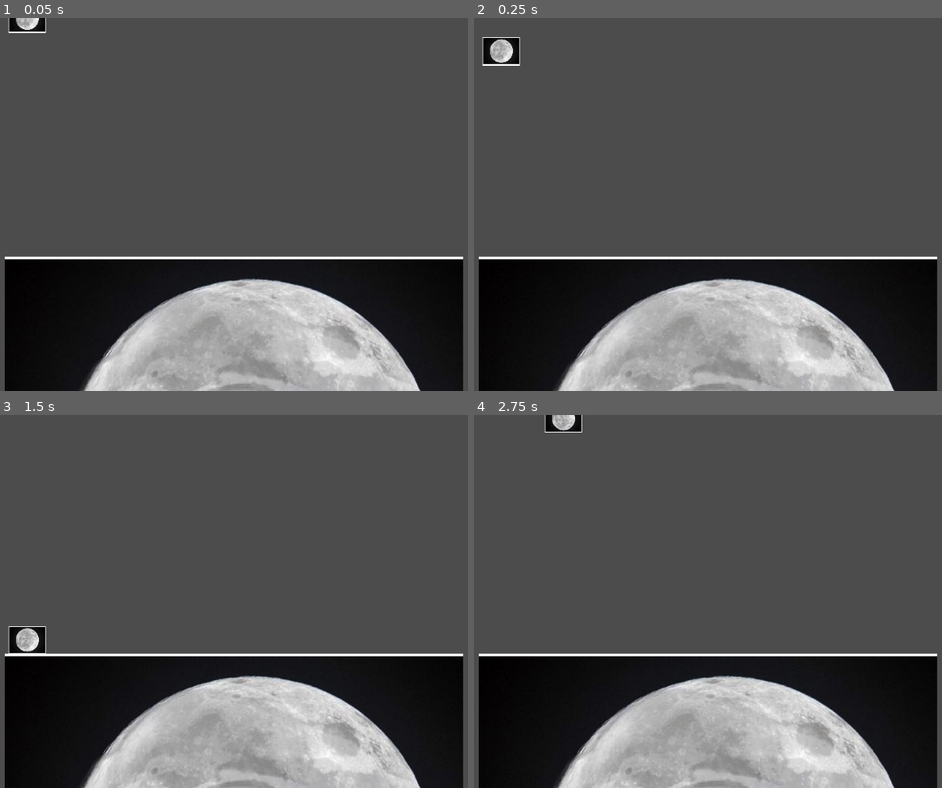
Above: before the commit, frames 1-4 (two rows, left to right).
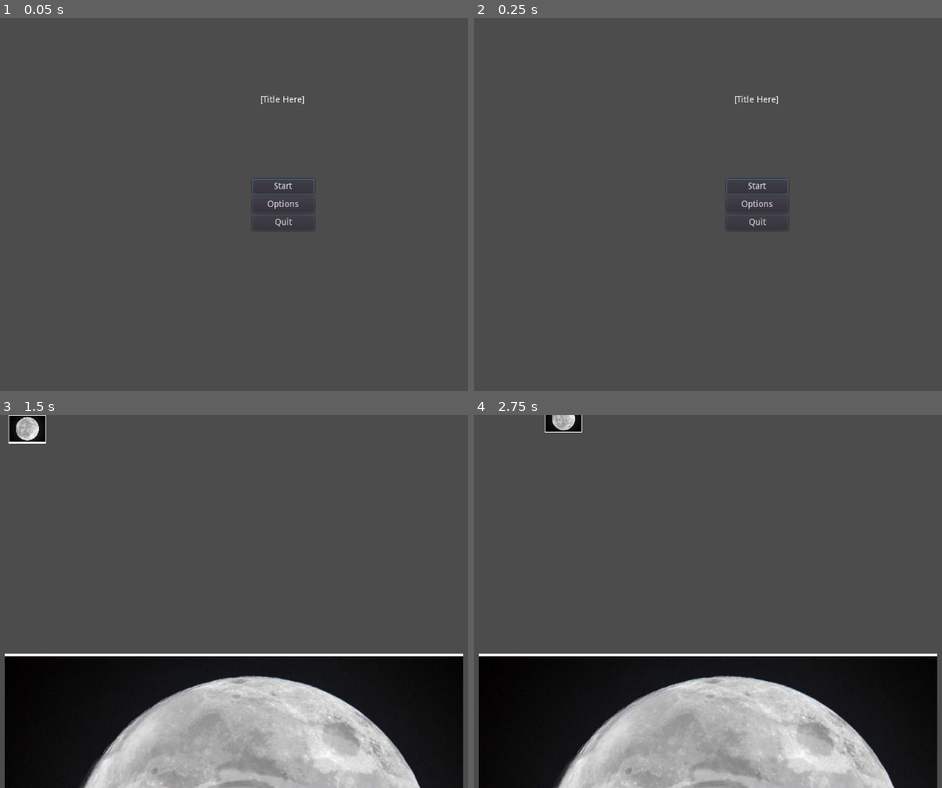
Above: after the commit, the same moments.

Repository: brothen/Final_Project
Game: Godot game, scene res://Start_Screen.tscn
Same seed, same stepped clock (60 frames per second), same inputs: the game is played once before the commit and once after it. Before the commit the project starts from res://Game.tscn.
Inputs (mouse positions are in pixels of both pictures, inside the frame that each line leads up to):
- Up to frame 1 (0.05 s): no input
- Up to frame 2 (0.25 s): no input
- Up to frame 3 (1.5 s): click (285, 601) at 0.5 s, where only the run after the commit has a clickable "Options"; click (285, 582) at 1.25 s, where only the run after the commit has a clickable "Start"
- Up to frame 4 (2.75 s): hold D (right) from 2.03 s (still down); tap G (flip) at 2.1 s; tap W (jump) at 2.27 s

The runs differ from the first frame. In frame 1, 36% of the frame differs, in the area x 1-99%, y 0-100%; in frame 2, 36%, in the area x 1-99%, y 5-100%; in frame 3, 1.2%; in frame 4, nothing differs.

Commit message:
Added a skeleton of a main menu
added a skeleton of a main menu (no title yet as the title is TDB)

Diff:
--- /dev/null
+++ b/Start_Screen.gd
@@ -0,0 +1,19 @@
+extends Control
+
+
+# Declare member variables here. Examples:
+# var a = 2
+# var b = "text"
+
+
+# Called when the node enters the scene tree for the first time.
+func _ready():
+	$"VBoxContainer/Start Button".grab_focus()
+
+
+func _on_Start_Button_pressed():
+	get_tree().change_scene("res://Game.tscn")
+
+
+func _on_Quit_Button_pressed():
+	get_tree().quit()
--- /dev/null
+++ b/Start_Screen.tscn
@@ -0,0 +1,66 @@
+[gd_scene load_steps=3 format=2]
+
+[ext_resource path="res://Start_Screen.gd" type="Script" id=1]
+
+[sub_resource type="Theme" id=1]
+
+[node name="Menu" type="Control"]
+anchor_right = 1.0
+anchor_bottom = 1.0
+script = ExtResource( 1 )
+
+[node name="VBoxContainer" type="VBoxContainer" parent="."]
+anchor_left = 0.5
+anchor_top = 0.5
+anchor_right = 0.5
+anchor_bottom = 0.5
+margin_left = -50.0
+margin_top = -41.5
+margin_right = 50.0
+margin_bottom = 41.5
+
+[node name="Start Button" type="Button" parent="VBoxContainer"]
+margin_right = 100.0
+margin_bottom = 25.0
+rect_min_size = Vector2( 100, 25 )
+focus_neighbour_left = NodePath("../Quit Button")
+focus_neighbour_top = NodePath("../Quit Button")
+focus_neighbour_right = NodePath("../Options Button")
+focus_neighbour_bottom = NodePath("../Options Button")
+theme = SubResource( 1 )
+text = "Start"
+
+[node name="Options Button" type="Button" parent="VBoxContainer"]
+margin_top = 29.0
+margin_right = 100.0
+margin_bottom = 54.0
+rect_min_size = Vector2( 100, 25 )
+focus_neighbour_left = NodePath("../Start Button")
+focus_neighbour_top = NodePath("../Start Button")
+focus_neighbour_right = NodePath("../Quit Button")
+focus_neighbour_bottom = NodePath("../Quit Button")
+text = "Options"
+
+[node name="Quit Button" type="Button" parent="VBoxContainer"]
+margin_top = 58.0
+margin_right = 100.0
+margin_bottom = 83.0
+rect_min_size = Vector2( 100, 25 )
+focus_neighbour_left = NodePath("../Options Button")
+focus_neighbour_top = NodePath("../Options Button")
+focus_neighbour_right = NodePath("../Start Button")
+focus_neighbour_bottom = NodePath("../Start Button")
+text = "Quit"
+
+[node name="RichTextLabel" type="RichTextLabel" parent="."]
+anchor_left = 0.5
+anchor_right = 0.5
+margin_left = -37.5
+margin_top = 125.0
+margin_right = 37.5
+margin_bottom = 145.0
+tab_size = 12
+text = "[Title Here]"
+
+[connection signal="pressed" from="VBoxContainer/Start Button" to="." method="_on_Start_Button_pressed"]
+[connection signal="pressed" from="VBoxContainer/Quit Button" to="." method="_on_Quit_Button_pressed"]
--- a/project.godot
+++ b/project.godot
@@ -11,7 +11,7 @@
 [application]
 
 config/name="Space Pirate Cowboy"
-run/main_scene="res://Game.tscn"
+run/main_scene="res://Start_Screen.tscn"
 config/icon="res://icon.png"
 
 [gui]
Not shown, added: Assets/Ocean.png.import
Not shown, added: Assets/boat.png.import
